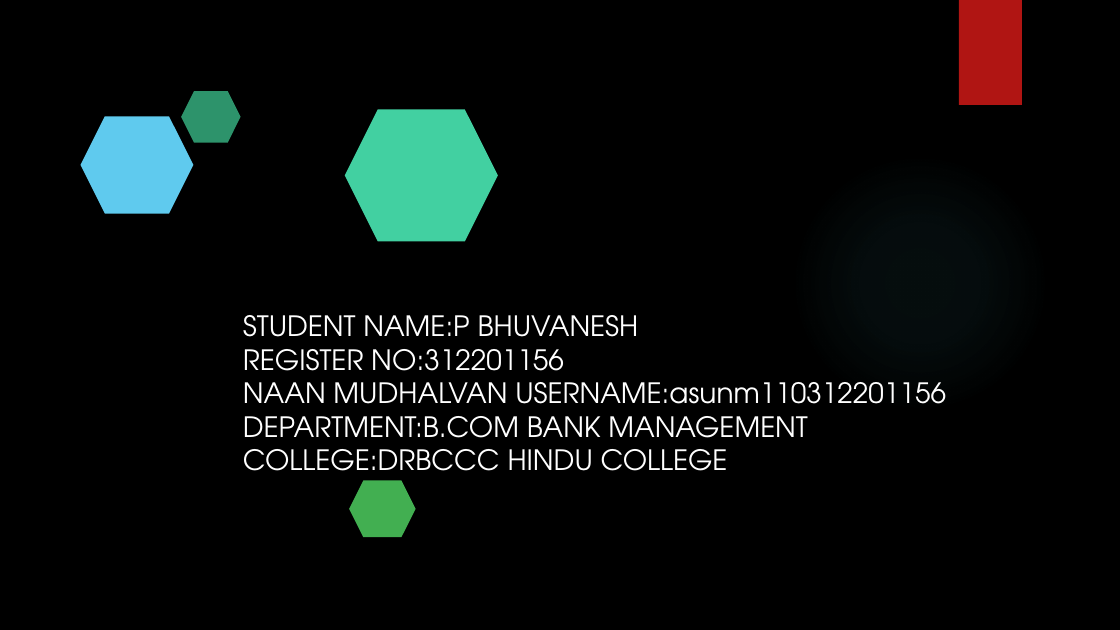
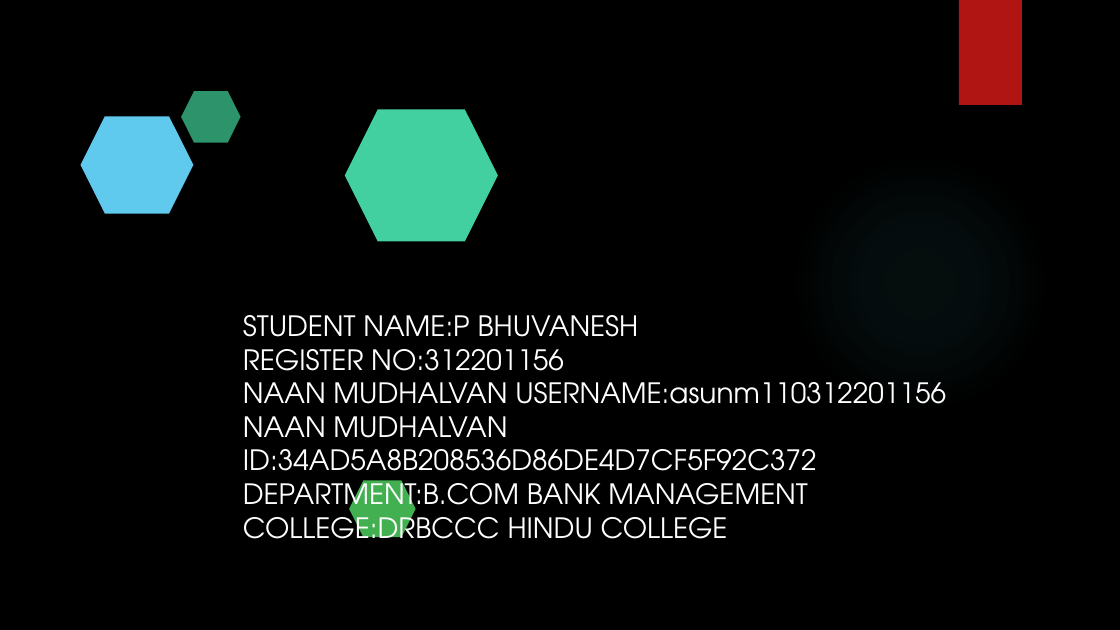
Before and after one commit to Bhuvanesh1611/TNSDC-data-analytics-, a slide deck: slide 1 of Bhuvanesh naan mudhalvan project 2.pptx. Drawn at 1120x630 pixels with LibreOffice and Linux fonts; fonts in the diff are those of the drawing; background and template pictures are left out. Boxes give left, top, right and bottom in pixels: in the first picture for what was removed or moved away, otherwise in the second. Text is boxed around its words. In the diff, an @@ line names an element or a change of style, - is before the commit and + after.

```diff
--- a/Bhuvanesh naan mudhalvan project 2.pptx
+++ b/Bhuvanesh naan mudhalvan project 2.pptx
@@ text at [243,416,817,484]: paragraph added @@
+NAAN MUDHALVAN ID:34AD5A8B208536D86DE4D7CF5F92C372
```
Also in this commit, not shown: 1 other slide changed.
